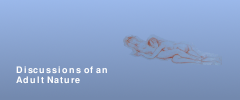
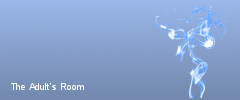
Layers edited between the first and the second 240x100 image:
added layer "The Adult's Room" above "cigarette_smoke_transparent.gif" over bbox(11, 83, 84, 90)
renamed "Pasted Layer" to "cigarette_smoke_transparent.gif", painted on it over bbox(123, 5, 228, 98)
removed layer "Discussions of an ..." over bbox(16, 66, 107, 84)
